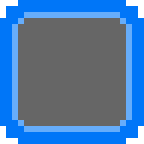
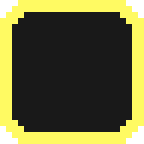
Layers edited between the first and the second 144x144 image:
painted on "Layer 1" over (0, 0, 144, 144)
"Layer 2": opacity 60% → 90%, painted on it over (6, 6, 138, 138)
